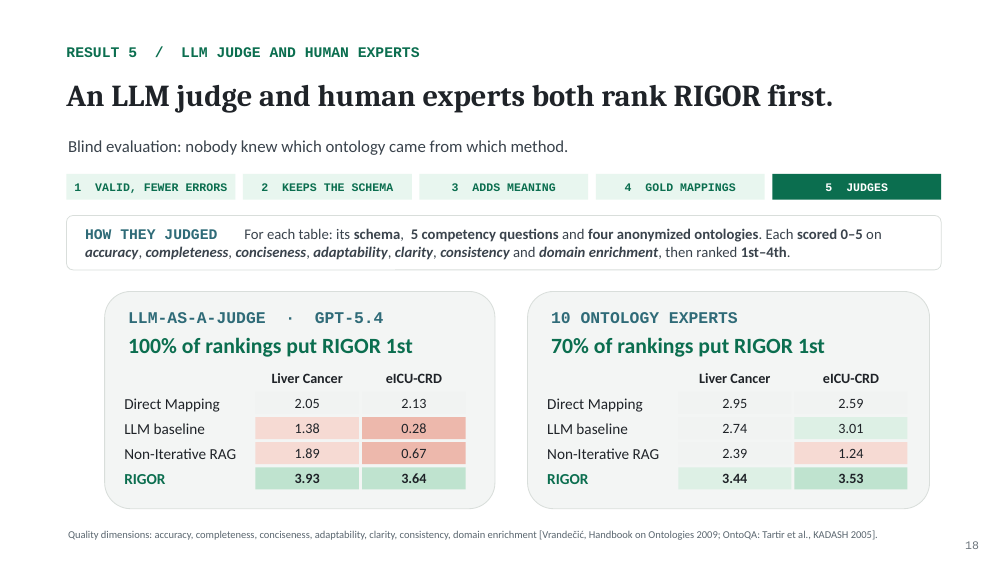
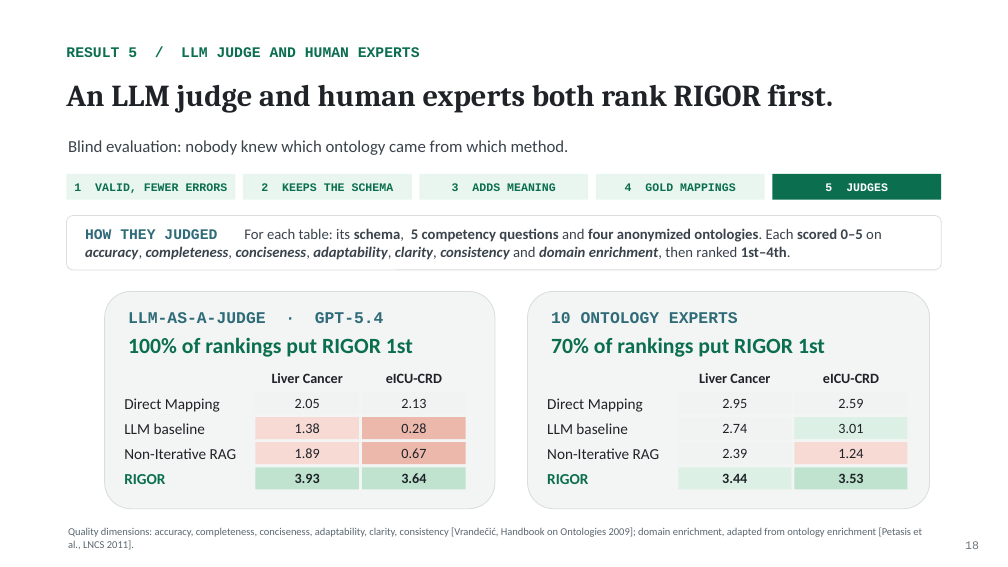
Before and after one commit to NadeenAhmad/rigor_private, a slide deck: slide 41 of presentation/RIGOR_ISWC2026_final.pptx. Drawn at 1008x567 pixels with LibreOffice and Linux fonts; fonts in the diff are those of the drawing. Boxes give left, top, right and bottom in pixels: in the first picture for what was removed or moved away, otherwise in the second. Text is boxed around its words. In the diff, an @@ line names an element or a change of style, - is before the commit and + after.

```diff
--- a/presentation/RIGOR_ISWC2026_final.pptx
+++ b/presentation/RIGOR_ISWC2026_final.pptx
@@ text at (68, 527, 922, 550): text changed @@
-Quality dimensions: accuracy, completeness, conciseness, adaptability, clarity, consistency, domain enrichment [Vrandečić, Handbook on Ontologies 2009; OntoQA: Tartir et al., KADASH 2005].
+Quality dimensions: accuracy, completeness, conciseness, adaptability, clarity, consistency [Vrandečić, Handbook on Ontologies 2009]; domain enrichment, adapted from ontology enrichment [Petasis et al., LNCS 2011].
```
Also in this commit, not shown: 13 other slides changed, 5 other files.
